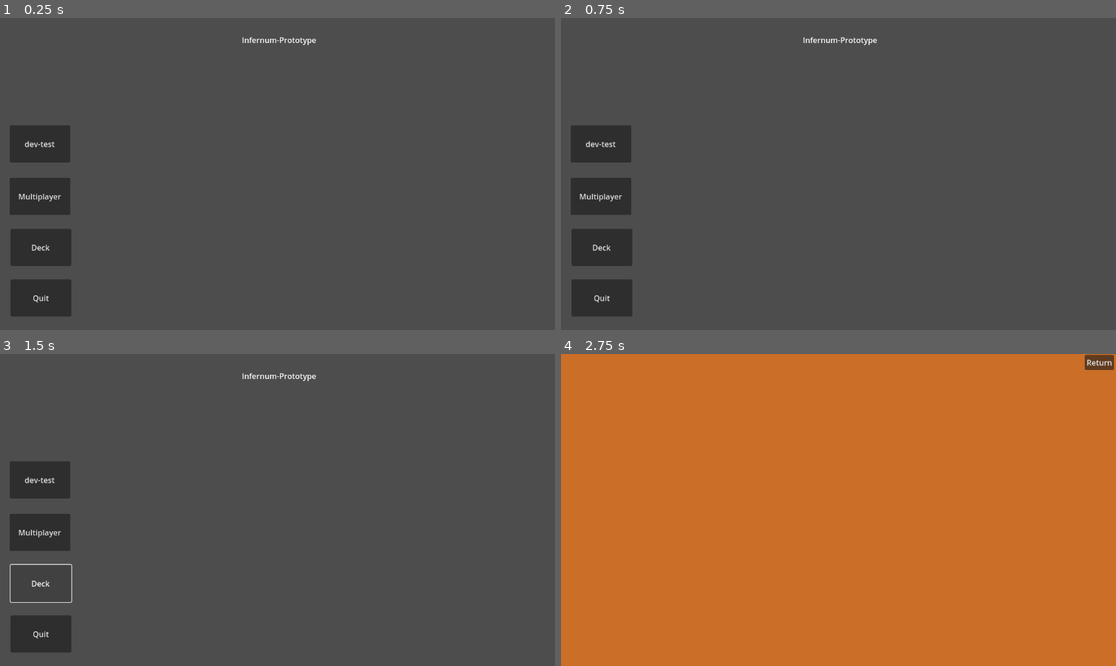
Above: before the commit, frames 1-4 (two rows, left to right).
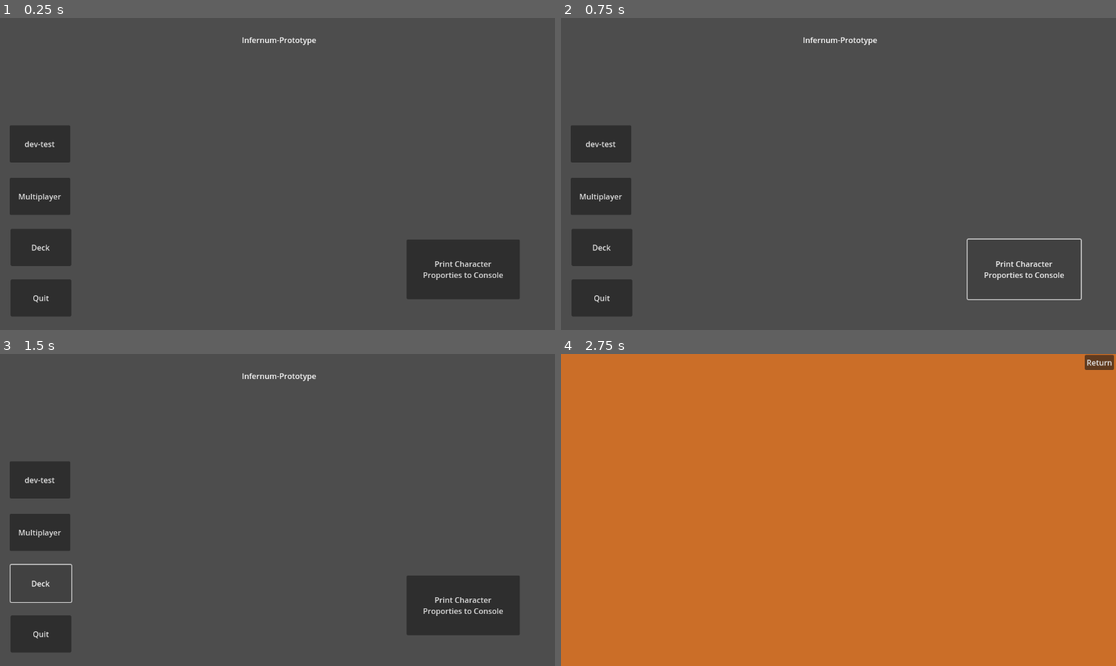
Above: after the commit, the same moments.

Repository: Lolante/Infernum_Prototype_dev
Game: Godot game, scene res://main.tscn
The game is run twice, just before and just after one commit, with the same random seed, the same clock (stepped at 60 frames per second) and the same inputs.
Inputs (mouse positions are in pixels of both pictures, inside the frame that each line leads up to):
- Up to frame 1 (0.25 s): no input
- Up to frame 2 (0.75 s): click (1021, 270) at 0.5 s, where only the run after the commit has a clickable "Print Character Proporties to…"
- Up to frame 3 (1.5 s): click "Deck" at 1.25 s
- Up to frame 4 (2.75 s): click "dev-test" at 2 s

The runs differ from the first frame. In frame 1, 3.7% of the frame differs, in the area x 73-94%, y 71-90%; in frame 2, 0.5%; in frame 3, 3.7%; in frame 4, nothing differs.
Error after the commit: Invalid call. Nonexistent function 'print_character_properties' in base 'Node'. (res://main.gd:18)

Commit message:
Something certainly isn't right according to an online interpreter but here...

Diff:
--- a/cards_character.gd
+++ b/cards_character.gd
@@ -1,9 +1,20 @@
 extends Character
 
-const Rok: Character = Character.new(
+var Rok: Character = Character.new(
 	"Rok",
 	Character.Star.FIVE,
 	Character.Essence.FIRE,
 	300,
 	460,
 	2)
+
+# Test to see if everything is working as intended
+@warning_ignore("shadowed_variable_base_class")
+func print_character_properties(name):
+	print("Character Name:", name.Name)
+	print("Star Rating:", name.Star)
+	print("Essence:", name.Essence)
+	print("Max LP:", name.maxLP)
+	print("Max EP:", name.maxEP)
+	print("Max MP:", name.maxMP)
+	print("Max UP:", name.maxUP)
--- a/character.gd
+++ b/character.gd
@@ -1,4 +1,5 @@
 ## Character Properties
+extends Node
 class_name Character
 
 var Name: String
@@ -23,6 +24,7 @@
 var maxMP: float
 var maxUP: int
 
+@warning_ignore("shadowed_variable_base_class")
 func _init(name: String, _star: Star, _essence: Essence, lp: float, ep: float, up: int):
 	Name = name
 	maxLP = lp
--- a/main.gd
+++ b/main.gd
@@ -11,3 +11,8 @@
 ## dev-test button   returns to play area by loading board scene
 func _on_button_4_pressed():
 	get_tree().change_scene_to_file("res://board.tscn")
+
+
+
+func _on_button_5_pressed():
+	CardsCharacter.print_character_properties(name)
--- a/main.tscn
+++ b/main.tscn
@@ -44,7 +44,16 @@
 horizontal_alignment = 1
 vertical_alignment = 1
 
+[node name="Button5" type="Button" parent="."]
+offset_left = 844.0
+offset_top = 460.0
+offset_right = 1079.0
+offset_bottom = 584.0
+text = "Print Character
+Proporties to Console"
+
 [connection signal="pressed" from="Button" to="." method="_on_button_pressed"]
 [connection signal="pressed" from="Button2" to="." method="_on_button_2_pressed"]
 [connection signal="pressed" from="Button3" to="." method="_on_button_3_pressed"]
 [connection signal="pressed" from="Button4" to="." method="_on_button_4_pressed"]
+[connection signal="pressed" from="Button5" to="." method="_on_button_5_pressed"]
--- a/project.godot
+++ b/project.godot
@@ -21,6 +21,7 @@
 [autoload]
 
 Global="*res://Global.gd"
+CardsCharacter="*res://cards_character.gd"
 
 [rendering]
 
